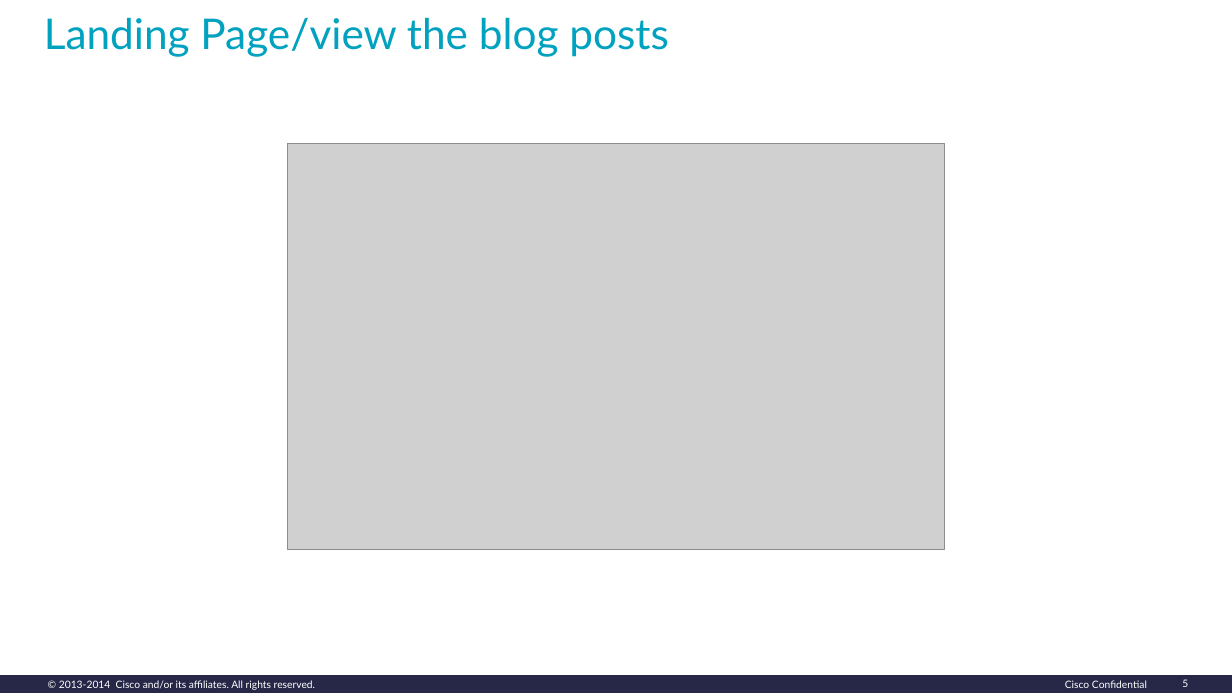
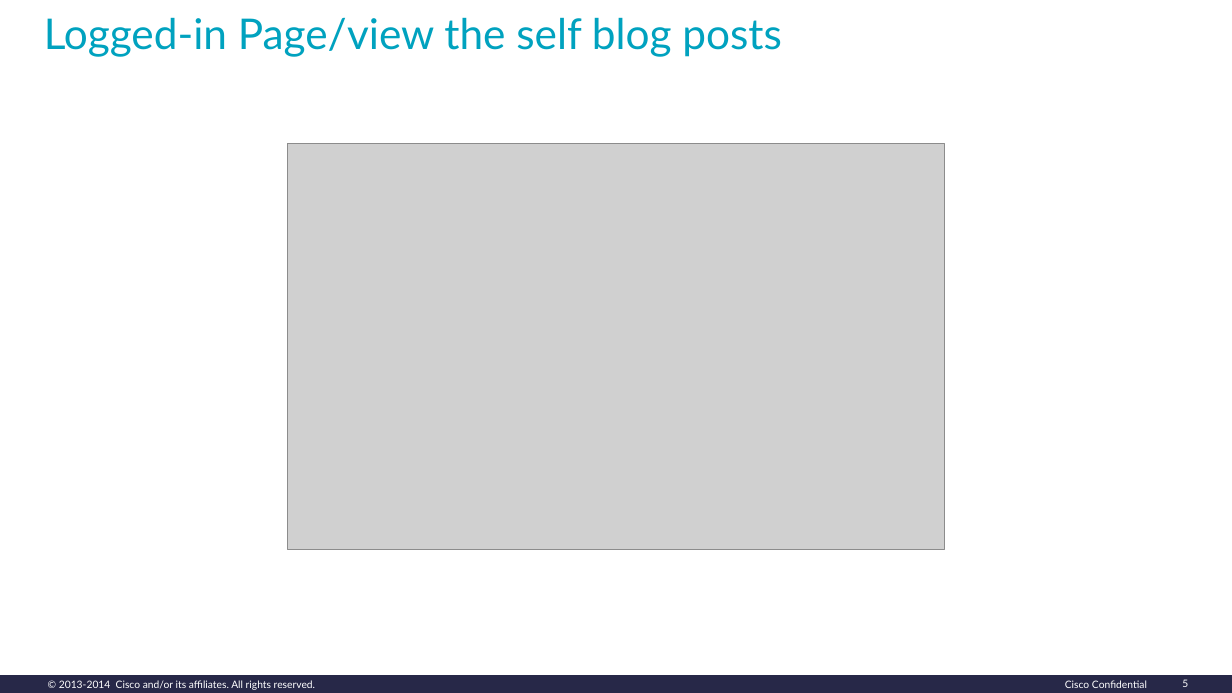
Before and after one commit to suprusty/blog, a slide deck: slide 5 of CMAD_CISCOBLOG.pptx. Drawn at 1232x693 pixels with LibreOffice and Linux fonts; fonts in the diff are those of the drawing; grey boxes stand for pictures. Boxes give left, top, right and bottom in pixels: in the first picture for what was removed or moved away, otherwise in the second. Text is boxed around its words. In the diff, an @@ line names an element or a change of style, - is before the commit and + after.

```diff
--- a/CMAD_CISCOBLOG.pptx
+++ b/CMAD_CISCOBLOG.pptx
@@ title at <box>44,17,782,57</box>: text changed @@
-Landing Page/view the blog posts
+Logged-in Page/view the self blog posts
```
Also in this commit, not shown: 7 other slides changed, 35 other files.
